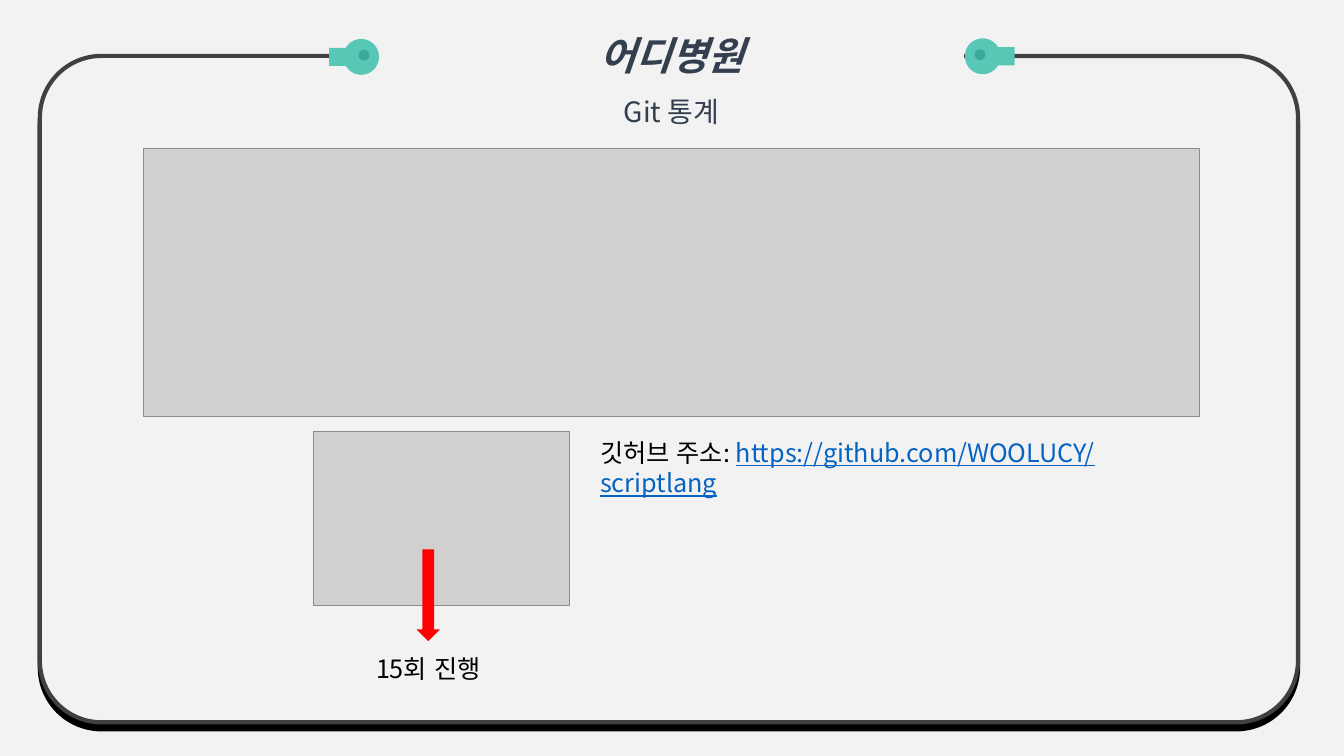
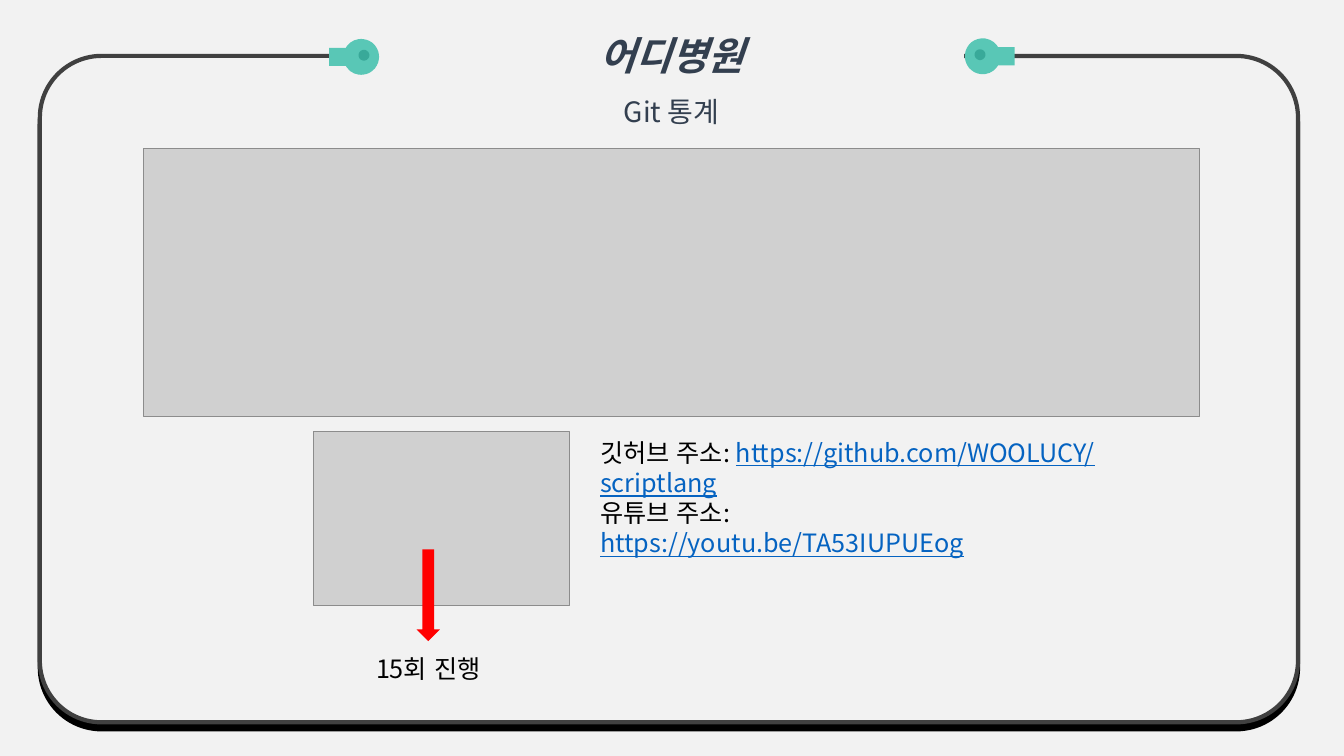
Before and after one commit to WOOLUCY/scriptlang, a slide deck: slide 18 of TermProject/Presentation/03/FInalPT.pptx. Drawn at 1344x756 pixels with LibreOffice and Linux fonts; fonts in the diff are those of the drawing; grey boxes stand for pictures. Boxes give left, top, right and bottom in pixels: in the first picture for what was removed or moved away, otherwise in the second. Text is boxed around its words. In the diff, an @@ line names an element or a change of style, - is before the commit and + after.

```diff
--- a/TermProject/Presentation/03/FInalPT.pptx
+++ b/TermProject/Presentation/03/FInalPT.pptx
@@ text at [600, 496, 964, 559]: paragraphs added @@
+유튜브 주소:
+https://youtu.be/TA53IUPUEog
```
Also in this commit, not shown: 2 other files.
